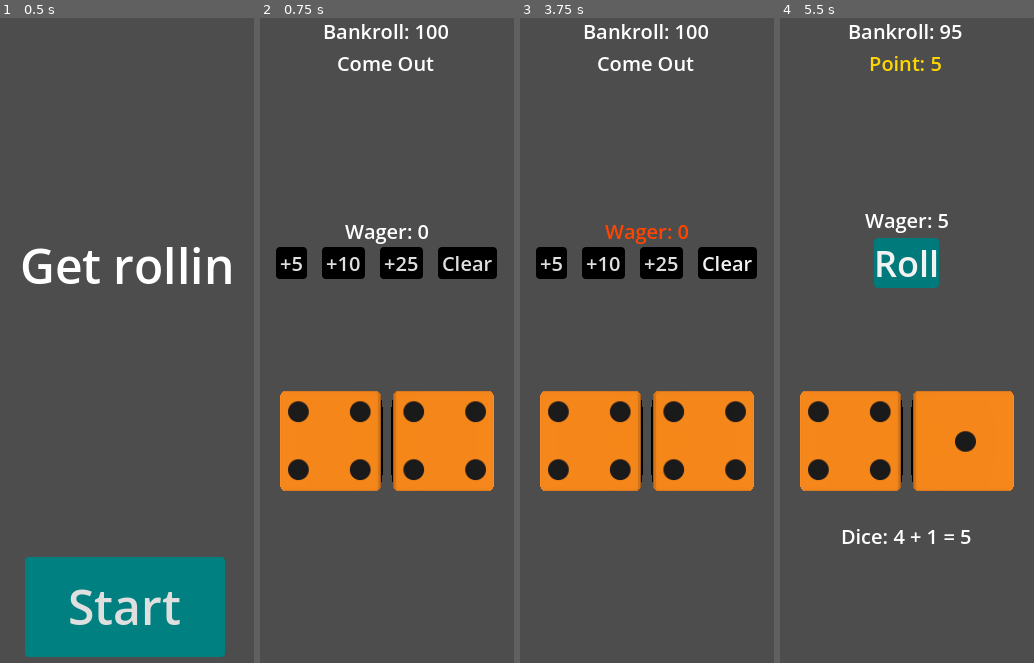
Above: before the commit, frames 1-4 (left to right).
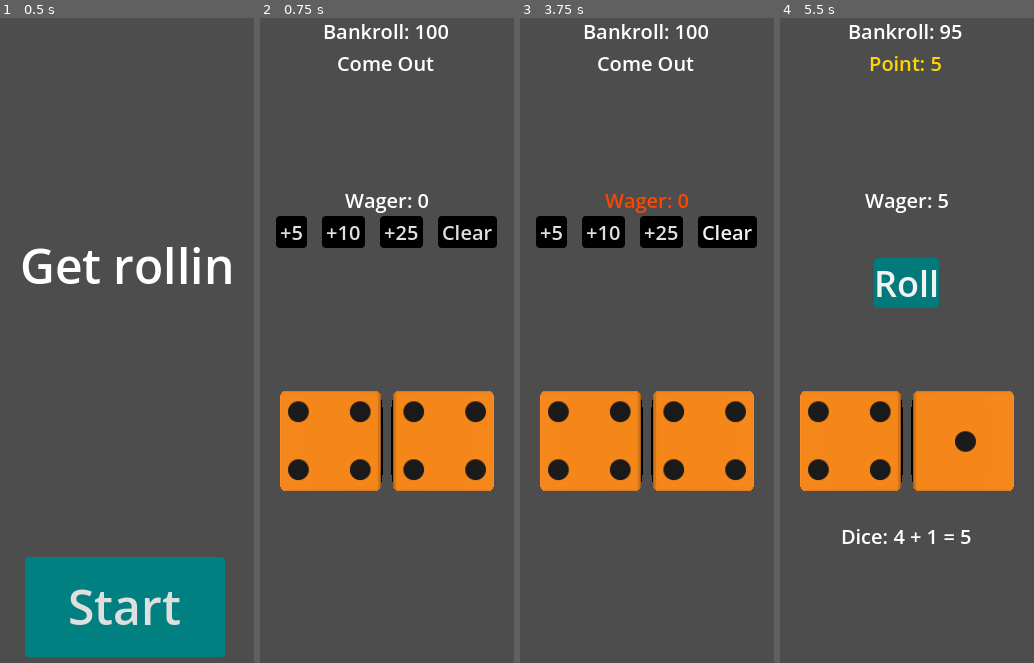
Above: after the commit, the same moments.

Repository: asarenski/godotCraps
Game: Godot game, scene res://src/scenes/main/main.tscn
Same seed, same stepped clock (60 frames per second), same inputs: the game is played once before the commit and once after it.
Inputs:
- Up to frame 1 (0.5 s): no input
- Up to frame 2 (0.75 s): click "Start" at 0.5 s
- Up to frame 3 (3.75 s): click "+5" at 1.25 s; click "+10" at 2 s; click "+25" at 2.75 s; click "Clear" at 3.5 s
- Up to frame 4 (5.5 s): click "+5" at 4.25 s; click "Roll" at 5 s

Frame 1 is identical in both runs. In frame 2, 6.9% of the frame differs, in the area x 6-94%, y 27-41%; in frame 3, 7.0%; in frame 4, 2.8%.

Commit message:
reserve space for hidden HUD controls to avoid layout jumps

Diff:
--- a/src/scenes/main/hud.gd
+++ b/src/scenes/main/hud.gd
@@ -39,7 +39,7 @@
 	elif wager < _last_wager:
 		_flash_wager_decrease()
 	_last_wager = wager
-	$Action/RollButton.visible = wager > 0
+	_set_reserved_visible($Action/RollButton, wager > 0)
 
 func show_phase(phase: int, point: int):
 	match phase:
@@ -54,7 +54,7 @@
 			$Status/Phase.add_theme_color_override("font_color", Color.ORANGE_RED)
 
 func set_betting_enabled(enabled: bool):
-	$Action/WagerButtons.visible = enabled
+	_set_reserved_visible($Action/WagerButtons, enabled)
 
 func show_round_result(text: String):
 	$Readout/Results/RoundResult.text = text
@@ -65,6 +65,15 @@
 	$Readout/Results/RoundResult.hide()
 
 # --- Internal ---
+
+func _set_reserved_visible(control: Control, shown: bool) -> void:
+	control.modulate.a = 1.0 if shown else 0.0
+	if control is BaseButton:
+		control.disabled = not shown
+	else:
+		for child in control.get_children():
+			if child is BaseButton:
+				child.disabled = not shown
 
 func _flash_wager_color(color: Color):
 	$Action/Timer.start()
